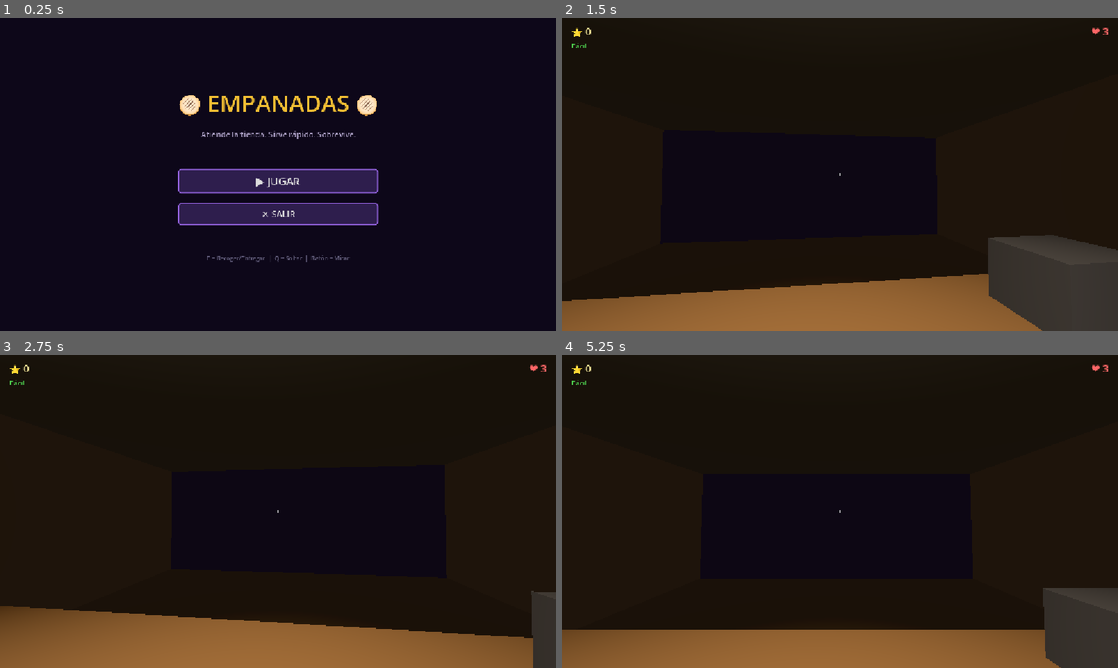
Above: before the commit, frames 1-4 (two rows, left to right).
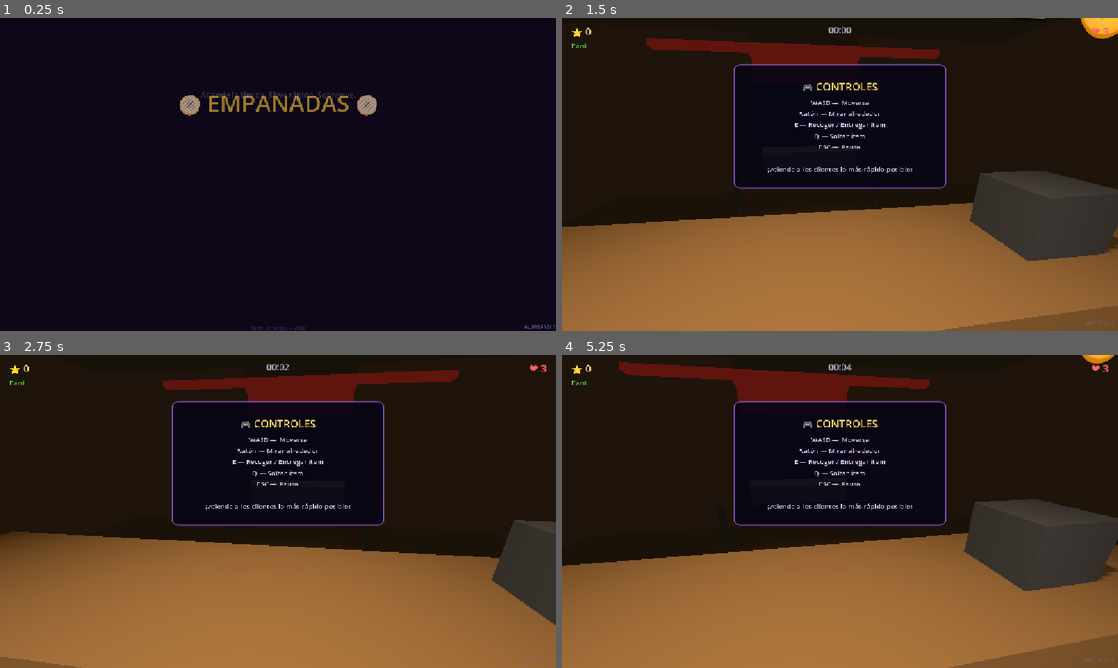
Above: after the commit, the same moments.

Repository: smfabiann/empanadas
Game: Godot game, scene res://scenes/ui/MainMenu.tscn
Two runs of this game, one before a commit and one after it. Both use one fixed random seed, a clock stepped at 60 frames per second and the inputs below.
Inputs (mouse positions are in pixels of both pictures, inside the frame that each line leads up to):
- Up to frame 1 (0.25 s): no input
- Up to frame 2 (1.5 s): click "▶ JUGAR" at 0.5 s; tap Enter at 1.25 s; move the mouse to (867, 174) at 1.27 s; hold W from 1.28 s (still down); hold Q (drop_item) from 1.28 s (still down)
- Up to frame 3 (2.75 s): keep holding W; move the mouse to (250, 511) at 2.02 s; release Q (drop_item) at 2.03 s; tap E (interact) at 2.1 s
- Up to frame 4 (5.25 s): tap Space at 2.75, 4.25 s; move the mouse to (851, 505) at 2.77 s; hold Q (drop_item) 2.78-3.53 s; tap Enter at 3.5 s; move the mouse to (834, 517) at 3.52 s; tap E (interact) at 3.6 s; move the mouse to (878, 514) at 4.27 s; hold Q (drop_item) 4.28-5 s; tap Escape (pause, bound only after the commit) at 4.9 s; release W at 5 s; click (840, 508) at 5 s, where only the run after the commit has a clickable "▶ Continuar"

The runs differ from the first frame. In frame 1, 7.0% of the frame differs, in the area x 32-100%, y 23-100%; in frame 2, 35%; in frame 3, 35%; in frame 4, 40%, in the area x 0-100%, y 0-100%.

Commit message:
feat: Alpha v0.1 - juego listo para demo - Menú de pausa (ESC), tutorial, timer HUD, estadísticas Game Over, decoración del local, feedback visual (flash verde, bounce NPC), head bob, labels ALPHA, animación menú

Diff:
--- a/project.godot
+++ b/project.godot
@@ -41,6 +41,11 @@
 "events": [Object(InputEventKey,"resource_local_to_scene":false,"resource_name":"","device":-1,"window_id":0,"alt_press …(192 unchanged characters)…
 ]
 }
+pause={
+"deadzone": 0.2,
+"events": [Object(InputEventKey,"resource_local_to_scene":false,"resource_name":"","device":-1,"window_id":0,"alt_pressed":false,"shift_pressed":false,"ctrl_pressed":false,"meta_pressed":false,"pressed":false,"keycode":0,"physical_keycode":4194305,"key_label":0,"unicode":0,"location":0,"echo":false,"script":null)
+]
+}
 
 [layer_names]
 
--- a/scenes/Main.tscn
+++ b/scenes/Main.tscn
@@ -36,6 +36,23 @@
 [sub_resource type="StandardMaterial3D" id="StandardMaterial3D_ceiling"]
 albedo_color = Color(0.2, 0.18, 0.16, 1)
 
+[sub_resource type="StandardMaterial3D" id="StandardMaterial3D_wall_front"]
+albedo_color = Color(0.25, 0.2, 0.17, 1)
+
+[sub_resource type="StandardMaterial3D" id="StandardMaterial3D_sidewalk"]
+albedo_color = Color(0.6, 0.6, 0.6, 1)
+
+[sub_resource type="StandardMaterial3D" id="StandardMaterial3D_menu"]
+albedo_color = Color(0.1, 0.25, 0.15, 1)
+
+[sub_resource type="StandardMaterial3D" id="StandardMaterial3D_post"]
+albedo_color = Color(0.4, 0.4, 0.4, 1)
+metallic = 0.8
+roughness = 0.3
+
+[sub_resource type="StandardMaterial3D" id="StandardMaterial3D_awning"]
+albedo_color = Color(0.7, 0.2, 0.2, 1)
+
 ; === ROOT ===
 [node name="Main" type="Node3D"]
 
@@ -97,6 +114,75 @@
 [node name="ShelfBack" type="CSGBox3D" parent="."]
 transform = Transform3D(1, 0, 0, 0, 1, 0, 0, 0, 1, 0, 1.4, 3.3)
 size = Vector3(3.5, 1.0, 0.1)
+material = SubResource("StandardMaterial3D_shelf")
+
+; === DECORATIVE ELEMENTS ===
+[node name="WallFrontLeft" type="CSGBox3D" parent="."]
+transform = Transform3D(1, 0, 0, 0, 1, 0, 0, 0, 1, -2.5, 1.5, -3.5)
+use_collision = true
+size = Vector3(3.0, 3, 0.2)
+material = SubResource("StandardMaterial3D_wall_front")
+
+[node name="WallFrontRight" type="CSGBox3D" parent="."]
+transform = Transform3D(1, 0, 0, 0, 1, 0, 0, 0, 1, 2.5, 1.5, -3.5)
+use_collision = true
+size = Vector3(3.0, 3, 0.2)
+material = SubResource("StandardMaterial3D_wall_front")
+
+[node name="Awning" type="CSGBox3D" parent="."]
+transform = Transform3D(1, 0, 0, 0, 0.965926, 0.258819, 0, -0.258819, 0.965926, 0, 2.5, -4.0)
+size = Vector3(5, 0.1, 1.5)
+material = SubResource("StandardMaterial3D_awning")
+
+[node name="Sidewalk" type="CSGBox3D" parent="."]
+transform = Transform3D(1, 0, 0, 0, 1, 0, 0, 0, 1, 0, -0.12, -6.5)
+use_collision = true
+size = Vector3(8, 0.15, 6)
+material = SubResource("StandardMaterial3D_sidewalk")
+
+[node name="QueuePostLeft" type="CSGCylinder3D" parent="."]
+transform = Transform3D(1, 0, 0, 0, 1, 0, 0, 0, 1, -1.0, 0.4, -2.0)
+use_collision = true
+radius = 0.05
+height = 0.8
+material = SubResource("StandardMaterial3D_post")
+
+[node name="QueuePostRight" type="CSGCylinder3D" parent="."]
+transform = Transform3D(1, 0, 0, 0, 1, 0, 0, 0, 1, 1.0, 0.4, -2.0)
+use_collision = true
+radius = 0.05
+height = 0.8
+material = SubResource("StandardMaterial3D_post")
+
+[node name="MainSign" type="Label3D" parent="."]
+transform = Transform3D(-1, 0, -8.74228e-08, 0, 1, 0, 8.74228e-08, 0, -1, 0, 2.2, -0.2)
+text = "🫓 EMPANADAS 🫓"
+font_size = 80
+modulate = Color(1, 0.85, 0.3, 1)
+outline_size = 6
+outline_color = Color(0.1, 0.05, 0.1, 1)
+
+[node name="MenuBoard" type="CSGBox3D" parent="."]
+transform = Transform3D(1, 0, 0, 0, 1, 0, 0, 0, 1, -2.0, 2.0, 3.35)
+size = Vector3(2.5, 1.5, 0.1)
+material = SubResource("StandardMaterial3D_menu")
+
+[node name="MenuText" type="Label3D" parent="MenuBoard"]
+transform = Transform3D(-1, 0, -8.74228e-08, 0, 1, 0, 8.74228e-08, 0, -1, 0, 0, -0.06)
+text = "MENÚ
+Empanada  $1500
+Sopaipilla $500
+Completo  $2000
+Bebida    $1000"
+font_size = 40
+modulate = Color(1, 0.95, 0.8, 1)
+outline_size = 4
+outline_color = Color(0, 0, 0, 1)
+
+[node name="UpperShelf" type="CSGBox3D" parent="."]
+transform = Transform3D(1, 0, 0, 0, 1, 0, 0, 0, 1, 0, 1.6, 2.8)
+use_collision = true
+size = Vector3(3.5, 0.08, 0.7)
 material = SubResource("StandardMaterial3D_shelf")
 
 ; === LIGHTING ===
--- a/scenes/UI.tscn
+++ b/scenes/UI.tscn
@@ -1,6 +1,7 @@
-[gd_scene load_steps=4 format=3]
+[gd_scene load_steps=5 format=3]
 
 [ext_resource type="Script" path="res://scripts/UI.gd" id="1_ui"]
+[ext_resource type="PackedScene" path="res://scenes/ui/PauseMenu.tscn" id="2_pause"]
 
 [sub_resource type="StyleBoxFlat" id="StyleBoxFlat_panel"]
 bg_color = Color(0.03, 0.02, 0.08, 0.9)
@@ -85,6 +86,19 @@
 theme_override_colors/font_color = Color(0.3, 0.8, 0.3, 1)
 text = "Fácil"
 
+[node name="TimeLabel" type="Label" parent="HUD"]
+anchors_preset = 5
+anchor_left = 0.5
+anchor_right = 0.5
+offset_left = -50.0
+offset_top = 12.0
+offset_right = 50.0
+offset_bottom = 40.0
+horizontal_alignment = 1
+theme_override_font_sizes/font_size = 18
+theme_override_colors/font_color = Color(0.8, 0.78, 0.9, 0.8)
+text = "00:00"
+
 [node name="Crosshair" type="ColorRect" parent="HUD"]
 anchors_preset = 8
 anchor_left = 0.5
@@ -128,6 +142,17 @@
 mouse_filter = 2
 color = Color(0.9, 0.05, 0.05, 0.4)
 
+[node name="SuccessFlash" type="ColorRect" parent="HUD"]
+visible = false
+layout_mode = 1
+anchors_preset = 15
+anchor_right = 1.0
+anchor_bottom = 1.0
+grow_horizontal = 2
+grow_vertical = 2
+mouse_filter = 2
+color = Color(0.1, 0.85, 0.2, 0.25)
+
 [node name="FloatingTextContainer" type="Control" parent="HUD"]
 anchors_preset = 8
 anchor_left = 0.5
@@ -140,6 +165,46 @@
 offset_bottom = 80.0
 mouse_filter = 2
 
+[node name="TutorialPanel" type="PanelContainer" parent="HUD"]
+anchors_preset = 8
+anchor_left = 0.5
+anchor_top = 0.5
+anchor_right = 0.5
+anchor_bottom = 0.5
+offset_left = -220.0
+offset_top = -160.0
+offset_right = 220.0
+offset_bottom = -40.0
+grow_horizontal = 2
+grow_vertical = 2
+mouse_filter = 2
+theme_override_styles/panel = SubResource("StyleBoxFlat_panel")
+
+[node name="TutorialVBox" type="VBoxContainer" parent="HUD/TutorialPanel"]
+layout_mode = 2
+theme_override_constants/separation = 8
+alignment = 1
+
+[node name="TutorialTitle" type="Label" parent="HUD/TutorialPanel/TutorialVBox"]
+layout_mode = 2
+text = "🎮 CONTROLES"
+horizontal_alignment = 1
+theme_override_font_sizes/font_size = 22
+theme_override_colors/font_color = Color(0.95, 0.85, 0.4, 1)
+
+[node name="TutorialText" type="Label" parent="HUD/TutorialPanel/TutorialVBox"]
+layout_mode = 2
+text = "WASD — Moverse
+Ratón — Mirar alrededor
+E — Recoger / Entregar ítem
+Q — Soltar ítem
+ESC — Pausa
+
+¡Atiende a los clientes lo más rápido posible!"
+horizontal_alignment = 1
+theme_override_font_sizes/font_size = 14
+theme_override_colors/font_color = Color(0.85, 0.8, 0.95, 1)
+
 [node name="GameOverPanel" type="PanelContainer" parent="HUD"]
 visible = false
 anchors_preset = 8
@@ -147,15 +212,15 @@
 anchor_top = 0.5
 anchor_right = 0.5
 anchor_bottom = 0.5
-offset_left = -180.0
-offset_top = -120.0
-offset_right = 180.0
-offset_bottom = 120.0
+offset_left = -200.0
+offset_top = -160.0
+offset_right = 200.0
+offset_bottom = 160.0
 theme_override_styles/panel = SubResource("StyleBoxFlat_panel")
 
 [node name="VBoxContainer" type="VBoxContainer" parent="HUD/GameOverPanel"]
 layout_mode = 2
-theme_override_constants/separation = 12
+theme_override_constants/separation = 10
 alignment = 1
 
 [node name="GameOverLabel" type="Label" parent="HUD/GameOverPanel/VBoxContainer"]
@@ -178,6 +243,38 @@
 horizontal_alignment = 1
 theme_override_font_sizes/font_size = 16
 
+[node name="Separator1" type="HSeparator" parent="HUD/GameOverPanel/VBoxContainer"]
+layout_mode = 2
+theme_override_colors/separator_color = Color(0.4, 0.3, 0.6, 0.5)
+
+[node name="TimeStatLabel" type="Label" parent="HUD/GameOverPanel/VBoxContainer"]
+layout_mode = 2
+text = "⏱ Tiempo: 00:00"
+horizontal_alignment = 1
+theme_override_font_sizes/font_size = 14
+theme_override_colors/font_color = Color(0.75, 0.72, 0.85, 1)
+
+[node name="DeliveryStatLabel" type="Label" parent="HUD/GameOverPanel/VBoxContainer"]
+layout_mode = 2
+text = "📦 Entregas: 0/0"
+horizontal_alignment = 1
+theme_override_font_sizes/font_size = 14
+theme_override_colors/font_color = Color(0.75, 0.72, 0.85, 1)
+
+[node name="ComboStatLabel" type="Label" parent="HUD/GameOverPanel/VBoxContainer"]
+layout_mode = 2
+text = "🔥 Mejor Combo: 0"
+horizontal_alignment = 1
+theme_override_font_sizes/font_size = 14
+theme_override_colors/font_color = Color(0.75, 0.72, 0.85, 1)
+
+[node name="DifficultyStatLabel" type="Label" parent="HUD/GameOverPanel/VBoxContainer"]
+layout_mode = 2
+text = "📈 Dificultad: Fácil"
+horizontal_alignment = 1
+theme_override_font_sizes/font_size = 14
+theme_override_colors/font_color = Color(0.75, 0.72, 0.85, 1)
+
 [node name="RetryButton" type="Button" parent="HUD/GameOverPanel/VBoxContainer"]
 layout_mode = 2
 theme_override_font_sizes/font_size = 18
@@ -187,3 +284,20 @@
 layout_mode = 2
 theme_override_font_sizes/font_size = 14
 text = "◀ Menú Principal"
+
+[node name="AlphaLabel" type="Label" parent="HUD"]
+anchors_preset = 3
+anchor_left = 1.0
+anchor_top = 1.0
+anchor_right = 1.0
+anchor_bottom = 1.0
+offset_left = -100.0
+offset_top = -25.0
+offset_right = -8.0
+offset_bottom = -5.0
+horizontal_alignment = 2
+theme_override_font_sizes/font_size = 11
+theme_override_colors/font_color = Color(0.5, 0.4, 0.65, 0.5)
+text = "ALPHA v0.1"
+
+[node name="PauseMenu" parent="." instance=ExtResource("2_pause")]
--- a/scenes/ui/MainMenu.tscn
+++ b/scenes/ui/MainMenu.tscn
@@ -94,7 +94,34 @@
 
 [node name="ControlsLabel" type="Label" parent="VBoxContainer"]
 layout_mode = 2
-text = "E = Recoger/Entregar  |  Q = Soltar  |  Ratón = Mirar"
+text = "WASD = Mover  |  Ratón = Mirar  |  E = Recoger/Entregar  |  Q = Soltar  |  ESC = Pausa"
 horizontal_alignment = 1
 theme_override_font_sizes/font_size = 12
 theme_override_colors/font_color = Color(0.4, 0.38, 0.5, 1)
+
+[node name="VersionLabel" type="Label" parent="."]
+layout_mode = 1
+anchors_preset = 3
+anchor_left = 1.0
+anchor_top = 1.0
+anchor_right = 1.0
+anchor_bottom = 1.0
+grow_horizontal = 0
+grow_vertical = 0
+theme_override_colors/font_color = Color(0.5, 0.4, 0.65, 0.7)
+theme_override_font_sizes/font_size = 12
+text = "ALPHA v0.1"
+
+[node name="CreditsLabel" type="Label" parent="."]
+layout_mode = 1
+anchors_preset = 7
+anchor_left = 0.5
+anchor_top = 1.0
+anchor_right = 0.5
+anchor_bottom = 1.0
+grow_horizontal = 2
+grow_vertical = 0
+theme_override_colors/font_color = Color(0.35, 0.3, 0.45, 0.5)
+theme_override_font_sizes/font_size = 10
+text = "Taller de Juegos — 2026"
+horizontal_alignment = 1
--- /dev/null
+++ b/scenes/ui/PauseMenu.tscn
@@ -0,0 +1,79 @@
+[gd_scene load_steps=3 format=3]
+
+[ext_resource type="Script" path="res://scripts/PauseMenu.gd" id="1_pause"]
+
+[sub_resource type="StyleBoxFlat" id="StyleBoxFlat_pause_panel"]
+bg_color = Color(0.03, 0.02, 0.08, 0.95)
+border_width_left = 2
+border_width_top = 2
+border_width_right = 2
+border_width_bottom = 2
+border_color = Color(0.6, 0.4, 0.9, 0.8)
+corner_radius_top_left = 12
+corner_radius_top_right = 12
+corner_radius_bottom_right = 12
+corner_radius_bottom_left = 12
+content_margin_left = 40.0
+content_margin_top = 30.0
+content_margin_right = 40.0
+content_margin_bottom = 30.0
+
+[node name="PauseMenu" type="Control"]
+layout_mode = 3
+anchors_preset = 15
+anchor_right = 1.0
+anchor_bottom = 1.0
+grow_horizontal = 2
+grow_vertical = 2
+script = ExtResource("1_pause")
+
+[node name="DimBackground" type="ColorRect" parent="."]
+layout_mode = 1
+anchors_preset = 15
+anchor_right = 1.0
+anchor_bottom = 1.0
+grow_horizontal = 2
+grow_vertical = 2
+color = Color(0, 0, 0, 0.6)
+
+[node name="PanelContainer" type="PanelContainer" parent="."]
+layout_mode = 1
+anchors_preset = 8
+anchor_left = 0.5
+anchor_top = 0.5
+anchor_right = 0.5
+anchor_bottom = 0.5
+offset_left = -160.0
+offset_top = -120.0
+offset_right = 160.0
+offset_bottom = 120.0
+grow_horizontal = 2
+grow_vertical = 2
+theme_override_styles/panel = SubResource("StyleBoxFlat_pause_panel")
+
+[node name="VBoxContainer" type="VBoxContainer" parent="PanelContainer"]
+layout_mode = 2
+theme_override_constants/separation = 16
+alignment = 1
+
+[node name="TitleLabel" type="Label" parent="PanelContainer/VBoxContainer"]
+layout_mode = 2
+text = "⏸ PAUSA"
+horizontal_alignment = 1
+theme_override_font_sizes/font_size = 32
+theme_override_colors/font_color = Color(0.95, 0.85, 0.4, 1)
+
+[node name="ResumeButton" type="Button" parent="PanelContainer/VBoxContainer"]
+layout_mode = 2
+theme_override_font_sizes/font_size = 18
+text = "▶ Continuar"
+
+[node name="RestartButton" type="Button" parent="PanelContainer/VBoxContainer"]
+layout_mode = 2
+theme_override_font_sizes/font_size = 16
+text = "🔄 Reiniciar"
+
+[node name="MenuButton" type="Button" parent="PanelContainer/VBoxContainer"]
+layout_mode = 2
+theme_override_font_sizes/font_size = 14
+text = "◀ Menú Principal"
--- a/scripts/GameManager.gd
+++ b/scripts/GameManager.gd
@@ -1,6 +1,6 @@
 extends Node
 ## Autoload singleton que gestiona el estado global del juego.
-## Maneja: score, vidas, combos, dificultad progresiva y high score persistente.
+## Maneja: score, vidas, combos, dificultad progresiva, estadísticas y high score persistente.
 
 signal ui_updated(score: int, lives: int)
 signal game_over_reached()
@@ -8,11 +8,20 @@
 signal difficulty_changed(level: int)
 signal item_delivered()
 signal order_result(is_correct: bool, points: int)
+signal time_updated(elapsed: float)
 
 # --- Estado del juego ---
 var score: int = 0
 var lives: int = 3
 var game_active: bool = true
+
+# --- Timer ---
+var elapsed_time: float = 0.0
+
+# --- Estadísticas ---
+var total_deliveries: int = 0
+var correct_deliveries: int = 0
+var best_combo: int = 0
 
 # --- Combo ---
 var combo: int = 0
@@ -35,6 +44,12 @@
 	_load_high_score()
 
 
+func _process(delta: float) -> void:
+	if game_active:
+		elapsed_time += delta
+		time_updated.emit(elapsed_time)
+
+
 func handle_order(is_correct: bool) -> void:
 	"""Procesa el resultado de una entrega."""
 	if not game_active:
@@ -47,10 +62,15 @@
 		combo_multiplier = mini(combo, MAX_MULTIPLIER)
 		points = 10 * combo_multiplier
 		score += points
+		correct_deliveries += 1
+		if combo > best_combo:
+			best_combo = combo
 	else:
 		combo = 0
 		combo_multiplier = 1
 		lives -= 1
+
+	total_deliveries += 1
 
 	item_delivered.emit()
 	combo_updated.emit(combo, combo_multiplier)
@@ -99,6 +119,10 @@
 	combo = 0
 	combo_multiplier = 1
 	difficulty_level = 0
+	elapsed_time = 0.0
+	total_deliveries = 0
+	correct_deliveries = 0
+	best_combo = 0
 	game_active = true
 	ui_updated.emit(score, lives)
 	combo_updated.emit(combo, combo_multiplier)
--- a/scripts/MainMenu.gd
+++ b/scripts/MainMenu.gd
@@ -1,9 +1,11 @@
 extends Control
 ## Menú principal del juego.
+## Incluye animación de entrada para dar una presentación pulida.
 
 @onready var high_score_label: Label = $VBoxContainer/HighScoreLabel
 @onready var play_button: Button = $VBoxContainer/PlayButton
 @onready var quit_button: Button = $VBoxContainer/QuitButton
+@onready var vbox: VBoxContainer = $VBoxContainer
 
 
 func _ready() -> void:
@@ -11,11 +13,24 @@
 	play_button.pressed.connect(_on_play)
 	quit_button.pressed.connect(_on_quit)
 	_update_high_score()
+	_animate_entrance()
+
+
+func _animate_entrance() -> void:
+	"""Anima la entrada secuencial de los elementos del menú."""
+	for i in vbox.get_child_count():
+		var child := vbox.get_child(i)
+		child.modulate.a = 0.0
+		child.position.y += 20.0
+		var tween := create_tween()
+		tween.set_parallel(true)
+		tween.tween_property(child, "modulate:a", 1.0, 0.4).set_delay(i * 0.12).set_ease(Tween.EASE_OUT)
+		tween.tween_property(child, "position:y", child.position.y - 20.0, 0.4).set_delay(i * 0.12).set_ease(Tween.EASE_OUT).set_trans(Tween.TRANS_BACK)
 
 
 func _update_high_score() -> void:
 	if GameManager.high_score > 0:
-		high_score_label.text = "Mejor Puntaje: " + str(GameManager.high_score)
+		high_score_label.text = "🏆 Mejor Puntaje: " + str(GameManager.high_score)
 	else:
 		high_score_label.text = ""
 
--- a/scripts/NPC.gd
+++ b/scripts/NPC.gd
@@ -184,11 +184,23 @@
 
 	# Reacción visual
 	if is_correct:
-		label.text = "¡Gracias!"
+		label.text = "😊 ¡Gracias! ✅"
 		SFXManager.play_correct()
+		# Bounce de felicidad
+		var tween := create_tween()
+		tween.tween_property(self, "scale", Vector3(1.15, 0.9, 1.15), 0.1)
+		tween.tween_property(self, "scale", Vector3(0.95, 1.1, 0.95), 0.1)
+		tween.tween_property(self, "scale", Vector3.ONE, 0.15).set_ease(Tween.EASE_OUT)
 	else:
-		label.text = "¡Esto no es!"
+		label.text = "😠 ¡Esto no es! ❌"
 		SFXManager.play_incorrect()
+		# Sacudida de enojo
+		var tween := create_tween()
+		var orig_x := global_position.x
+		tween.tween_property(self, "global_position:x", orig_x + 0.1, 0.05)
+		tween.tween_property(self, "global_position:x", orig_x - 0.1, 0.05)
+		tween.tween_property(self, "global_position:x", orig_x + 0.05, 0.05)
+		tween.tween_property(self, "global_position:x", orig_x, 0.05)
 
 	patience_bar_pivot.visible = false
 
--- /dev/null
+++ b/scripts/PauseMenu.gd
@@ -0,0 +1,53 @@
+extends Control
+## Menú de pausa del juego.
+## Se activa con ESC. Pausa todo el árbol de escena excepto este nodo.
+
+@onready var resume_button: Button = $PanelContainer/VBoxContainer/ResumeButton
+@onready var restart_button: Button = $PanelContainer/VBoxContainer/RestartButton
+@onready var menu_button: Button = $PanelContainer/VBoxContainer/MenuButton
+
+
+func _ready() -> void:
+	process_mode = Node.PROCESS_MODE_ALWAYS
+	visible = false
+
+	resume_button.pressed.connect(_on_resume)
+	restart_button.pressed.connect(_on_restart)
+	menu_button.pressed.connect(_on_menu)
+
+
+func _input(event: InputEvent) -> void:
+	if event.is_action_pressed("pause"):
+		if get_tree().paused:
+			_resume()
+		elif GameManager.game_active:
+			_pause()
+		get_viewport().set_input_as_handled()
+
+
+func _pause() -> void:
+	visible = true
+	get_tree().paused = true
+	Input.set_mouse_mode(Input.MOUSE_MODE_VISIBLE)
+
+
+func _resume() -> void:
+	visible = false
+	get_tree().paused = false
+	Input.set_mouse_mode(Input.MOUSE_MODE_CAPTURED)
+
+
+func _on_resume() -> void:
+	_resume()
+
+
+func _on_restart() -> void:
+	_resume()
+	GameManager.reset_game()
+	get_tree().reload_current_scene()
+
+
+func _on_menu() -> void:
+	_resume()
+	GameManager.reset_game()
+	get_tree().change_scene_to_file("res://scenes/ui/MainMenu.tscn")
--- a/scripts/Player.gd
+++ b/scripts/Player.gd
@@ -6,6 +6,11 @@
 const MOUSE_SENSITIVITY := 0.002
 const PITCH_LIMIT := deg_to_rad(80.0)
 const MOVE_SPEED := 3.5
+
+# --- Head bob ---
+const BOB_FREQUENCY := 10.0
+const BOB_AMPLITUDE := 0.03
+var _bob_timer: float = 0.0
 
 @onready var camera: Camera3D = $Camera3D
 @onready var ray: RayCast3D = $Camera3D/RayCast3D
@@ -70,6 +75,15 @@
 
 	# Movimiento completamente libre con colisiones
 	move_and_slide()
+
+	# Head bob al caminar
+	var horizontal_speed := Vector2(velocity.x, velocity.z).length()
+	if horizontal_speed > 0.5 and is_on_floor():
+		_bob_timer += delta * BOB_FREQUENCY
+		camera.position.y = 1.6 + sin(_bob_timer) * BOB_AMPLITUDE
+	else:
+		_bob_timer = 0.0
+		camera.position.y = lerpf(camera.position.y, 1.6, delta * 10.0)
 
 
 func _update_interaction_prompt() -> void:
--- a/scripts/UI.gd
+++ b/scripts/UI.gd
@@ -1,19 +1,27 @@
 extends CanvasLayer
-## HUD del juego: puntuación, vidas, combo, crosshair, feedback y Game Over.
+## HUD del juego: puntuación, vidas, combo, crosshair, feedback, tutorial,
+## timer, estadísticas de Game Over y menú de pausa.
 
 @onready var score_label: Label = $HUD/ScoreLabel
 @onready var lives_label: Label = $HUD/LivesLabel
 @onready var combo_label: Label = $HUD/ComboLabel
 @onready var difficulty_label: Label = $HUD/DifficultyLabel
+@onready var time_label: Label = $HUD/TimeLabel
 @onready var crosshair: ColorRect = $HUD/Crosshair
 @onready var prompt_label: Label = $HUD/PromptLabel
 @onready var damage_flash: ColorRect = $HUD/DamageFlash
+@onready var success_flash: ColorRect = $HUD/SuccessFlash
 @onready var game_over_panel: PanelContainer = $HUD/GameOverPanel
 @onready var game_over_score: Label = $HUD/GameOverPanel/VBoxContainer/FinalScoreLabel
 @onready var game_over_highscore: Label = $HUD/GameOverPanel/VBoxContainer/HighScoreLabel
+@onready var time_stat_label: Label = $HUD/GameOverPanel/VBoxContainer/TimeStatLabel
+@onready var delivery_stat_label: Label = $HUD/GameOverPanel/VBoxContainer/DeliveryStatLabel
+@onready var combo_stat_label: Label = $HUD/GameOverPanel/VBoxContainer/ComboStatLabel
+@onready var difficulty_stat_label: Label = $HUD/GameOverPanel/VBoxContainer/DifficultyStatLabel
 @onready var retry_button: Button = $HUD/GameOverPanel/VBoxContainer/RetryButton
 @onready var menu_button: Button = $HUD/GameOverPanel/VBoxContainer/MenuButton
 @onready var floating_text_container: Control = $HUD/FloatingTextContainer
+@onready var tutorial_panel: PanelContainer = $HUD/TutorialPanel
 
 var floating_text_scene: PackedScene = preload("res://scenes/ui/FloatingText.tscn")
 
@@ -25,24 +33,69 @@
 	Color(0.9, 0.1, 0.1, 1),
 ]
 
+var _tutorial_visible: bool = true
+var _tutorial_timer: float = 0.0
+const TUTORIAL_AUTO_HIDE := 8.0
+
 
 func _ready() -> void:
 	game_over_panel.visible = false
 	damage_flash.visible = false
 	damage_flash.modulate.a = 0.0
+	success_flash.visible = false
+	success_flash.modulate.a = 0.0
 	combo_label.visible = false
+
+	# Tutorial visible al inicio
+	tutorial_panel.visible = true
+	tutorial_panel.modulate.a = 1.0
+	_tutorial_visible = true
+	_tutorial_timer = 0.0
 
 	GameManager.ui_updated.connect(_on_ui_updated)
 	GameManager.game_over_reached.connect(_on_game_over)
 	GameManager.combo_updated.connect(_on_combo_updated)
 	GameManager.difficulty_changed.connect(_on_difficulty_changed)
 	GameManager.order_result.connect(_on_order_result)
+	GameManager.time_updated.connect(_on_time_updated)
+	GameManager.item_delivered.connect(_on_first_delivery)
 
 	retry_button.pressed.connect(_on_retry_pressed)
 	menu_button.pressed.connect(_on_menu_pressed)
 
 	_on_ui_updated(GameManager.score, GameManager.lives)
 	_on_difficulty_changed(GameManager.difficulty_level)
+
+
+func _process(delta: float) -> void:
+	if _tutorial_visible:
+		_tutorial_timer += delta
+		if _tutorial_timer >= TUTORIAL_AUTO_HIDE:
+			_hide_tutorial()
+
+
+func _on_first_delivery() -> void:
+	"""Oculta el tutorial tras la primera interacción."""
+	if _tutorial_visible:
+		_hide_tutorial()
+
+
+func _hide_tutorial() -> void:
+	if not _tutorial_visible:
+		return
+	_tutorial_visible = false
+	var tween := create_tween()
+	tween.tween_property(tutorial_panel, "modulate:a", 0.0, 0.5).set_ease(Tween.EASE_OUT)
+	tween.tween_callback(func(): tutorial_panel.visible = false)
+	# Desconectar la señal para no seguir escuchando
+	if GameManager.item_delivered.is_connected(_on_first_delivery):
+		GameManager.item_delivered.disconnect(_on_first_delivery)
+
+
+func _on_time_updated(elapsed: float) -> void:
+	var minutes := int(elapsed) / 60
+	var seconds := int(elapsed) % 60
+	time_label.text = "%02d:%02d" % [minutes, seconds]
 
 
 func _on_ui_updated(score: int, lives: int) -> void:
@@ -72,6 +125,7 @@
 		_spawn_floating_text("+" + str(points), Color(0.2, 1.0, 0.3, 1))
 		if GameManager.combo_multiplier > 1:
 			_spawn_floating_text("¡Combo x" + str(GameManager.combo_multiplier) + "!", Color(1.0, 0.85, 0.1, 1), 20, Vector2(0, 25))
+		_flash_success()
 	else:
 		_spawn_floating_text("-1 ❤️", Color(1.0, 0.2, 0.2, 1))
 		_flash_damage()
@@ -92,6 +146,14 @@
 	tween.tween_callback(func(): damage_flash.visible = false)
 
 
+func _flash_success() -> void:
+	success_flash.visible = true
+	success_flash.modulate.a = 0.3
+	var tween := create_tween()
+	tween.tween_property(success_flash, "modulate:a", 0.0, 0.4).set_ease(Tween.EASE_OUT)
+	tween.tween_callback(func(): success_flash.visible = false)
+
+
 func _on_game_over() -> void:
 	game_over_panel.visible = true
 	game_over_score.text = "Puntaje: " + str(GameManager.score)
@@ -103,8 +165,21 @@
 		game_over_highscore.text = "Mejor: " + str(GameManager.high_score)
 		game_over_highscore.add_theme_color_override("font_color", Color(0.7, 0.65, 0.8, 1))
 
+	# Estadísticas
+	var minutes := int(GameManager.elapsed_time) / 60
+	var seconds := int(GameManager.elapsed_time) % 60
+	time_stat_label.text = "⏱ Tiempo: %02d:%02d" % [minutes, seconds]
+	delivery_stat_label.text = "📦 Entregas: %d/%d" % [GameManager.correct_deliveries, GameManager.total_deliveries]
+	combo_stat_label.text = "🔥 Mejor Combo: %d" % GameManager.best_combo
+	difficulty_stat_label.text = "📈 Dificultad: " + DIFFICULTY_NAMES[GameManager.difficulty_level]
+
 	Input.set_mouse_mode(Input.MOUSE_MODE_VISIBLE)
 	SFXManager.play_game_over()
+
+	# Ocultar tutorial si sigue visible
+	if _tutorial_visible:
+		tutorial_panel.visible = false
+		_tutorial_visible = false
 
 
 func _on_retry_pressed() -> void:
Not shown: 1 places in scenes/Main.tscn that only renumber resources
